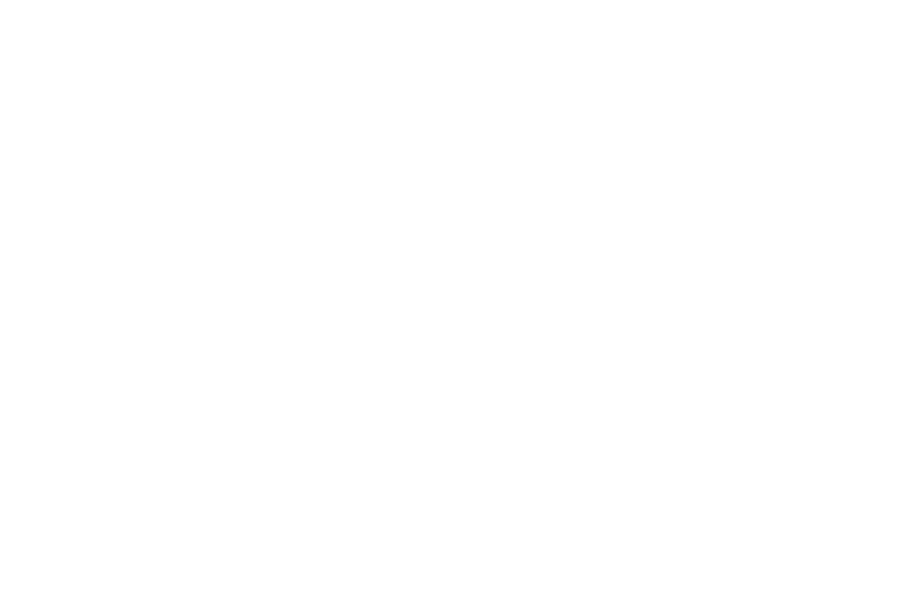
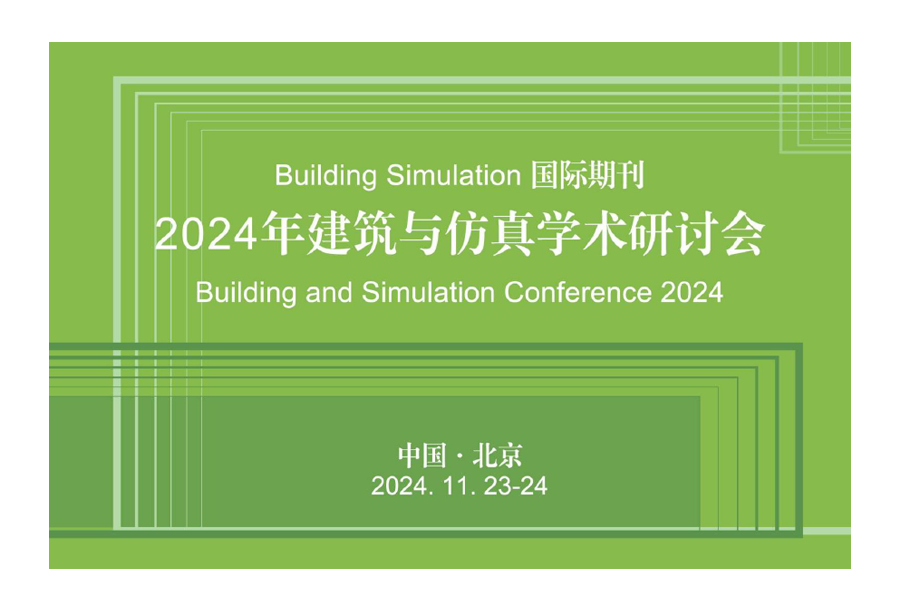
Two versions of the same layered image (906x605). Layer-by-layer changes:
added layer "图层 3" above "图层 1" over [49, 42, 851, 569]
